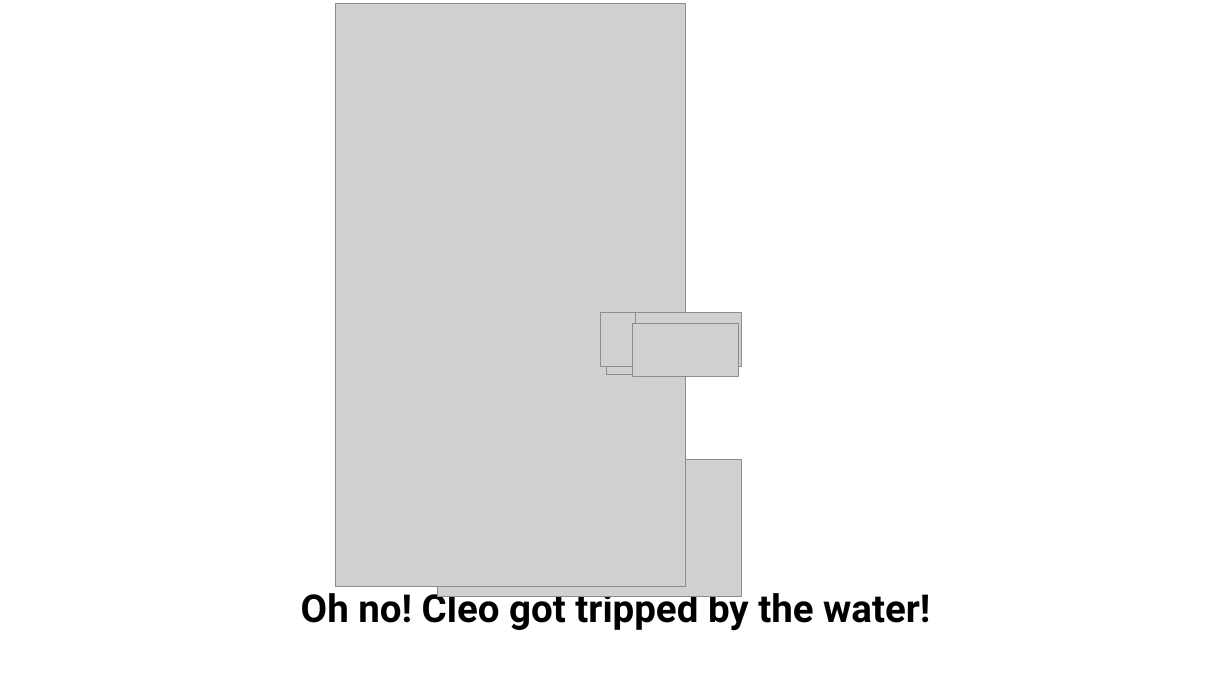
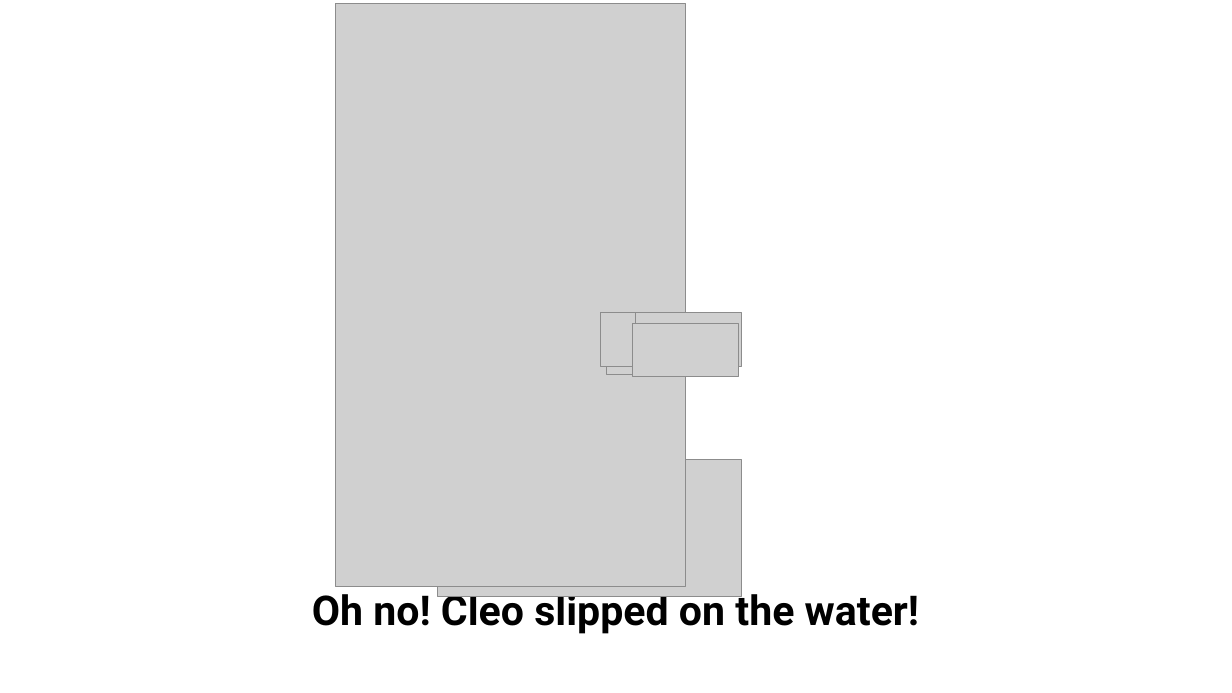
Before and after one commit to Katie-Lan/legal_cognition, a slide deck: slide 9 of code/experiments/experiment1/adults/trailppt/finn and cleo.pptx. Drawn at 1232x693 pixels with LibreOffice and Linux fonts; fonts in the diff are those of the drawing; grey boxes stand for pictures; background and template pictures are left out. Boxes give left, top, right and bottom in pixels: in the first picture for what was removed or moved away, otherwise in the second. Text is boxed around its words. In the diff, an @@ line names an element or a change of style, - is before the commit and + after.

```diff
--- a/code/experiments/experiment1/adults/trailppt/finn and cleo.pptx
+++ b/code/experiments/experiment1/adults/trailppt/finn and cleo.pptx
@@ text at box(312, 587, 919, 635): text changed; size 30 to 32 pt @@
-Oh no! Cleo got tripped by the water!
+Oh no! Cleo slipped on the water!
```
Also in this commit, not shown: 1 other file.
